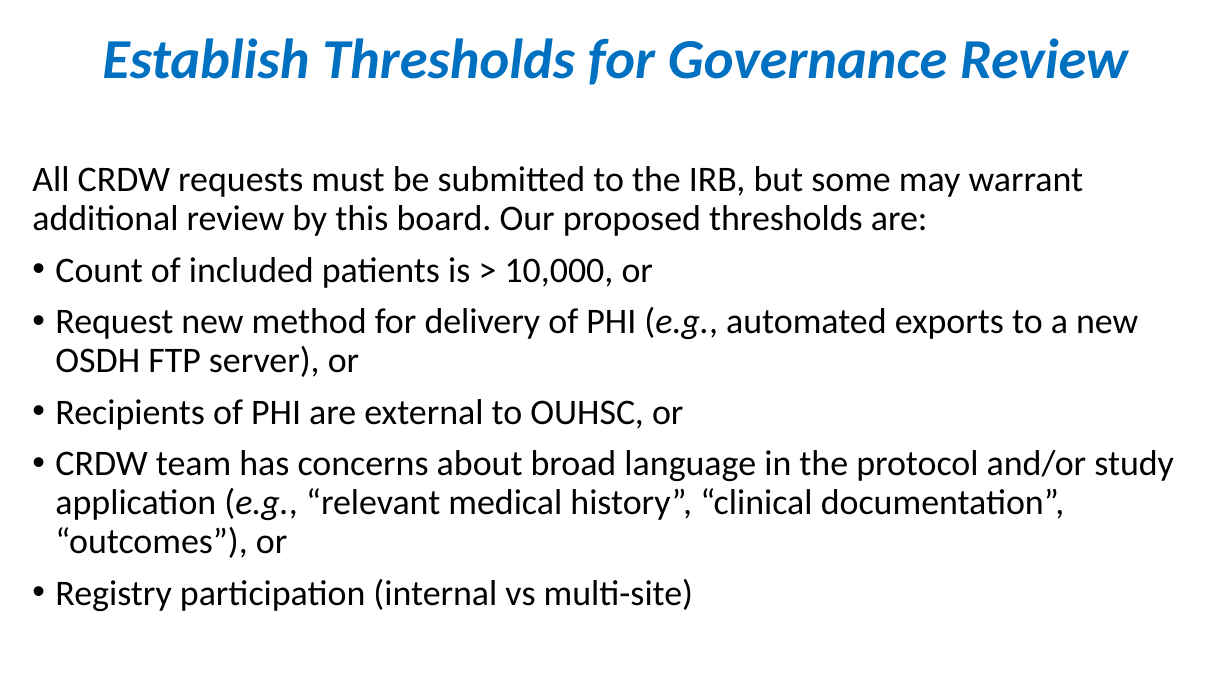
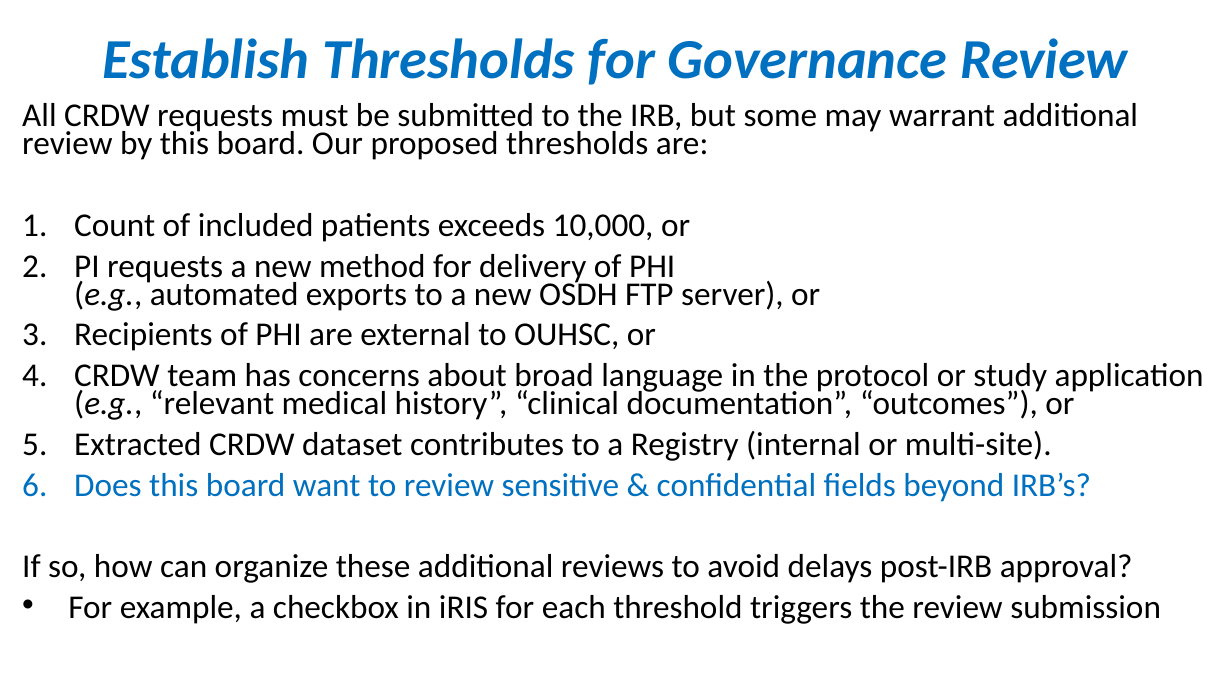
Before and after one commit to OuhscBbmc/prairie-outpost-public, a slide deck: slide 12 of publications/presentation-2021-10-governance/crdw-2021-10.pptx. Drawn at 1232x693 pixels with LibreOffice and Linux fonts; fonts in the diff are those of the drawing. Boxes give left, top, right and bottom in pixels: in the first picture for what was removed or moved away, otherwise in the second. Text is boxed around its words. In the diff, an @@ line names an element or a change of style, - is before the commit and + after.

```diff
--- a/publications/presentation-2021-10-governance/crdw-2021-10.pptx
+++ b/publications/presentation-2021-10-governance/crdw-2021-10.pptx
@@ text "All CRDW requests must be ..." moved from (x1=32, y1=166, x2=1174, y2=611) to (x1=22, y1=103, x2=1204, y2=624) @@
@@ text at (x1=22, y1=103, x2=1138, y2=351): size 28 to 25.9 pt in "All CRDW requests must be submitted to ...", "Recipients of PHI are external to OUHSC, ..."; line spacing 0.9 to 0.7; bullet • to 1.; list level 2 to 1 in "Recipients of PHI are external ..." @@
@@ text at (x1=74, y1=213, x2=820, y2=311): text changed; size 28 to 25.9 pt @@
-• Count of included patients is > 10,000, or
-  • Request new method for delivery of PHI (e.g., automated exports to a new OSDH FTP server), or
+1. Count of included patients exceeds 10,000, or
+2. PI requests a new method for delivery of PHI
+   (e.g., automated exports to a new OSDH FTP server), or
@@ text at (x1=22, y1=363, x2=1204, y2=624): text changed; size 28 to 25.9 pt @@
-  • CRDW team has concerns about broad language in the protocol and/or study application (e.g., “relevant medical history”, “clinical documentation”, “outcomes”), or
-  • Registry participation (internal vs multi-site)
+4. CRDW team has concerns about broad language in the protocol or study application (e.g., “relevant medical history”, “clinical documentation”, “outcomes”), or
+5. Extracted CRDW dataset contributes to a Registry (internal or multi-site).
+6. Does this board want to review sensitive & confidential fields beyond IRB’s?
+  If so, how can organize these additional reviews to avoid delays post-IRB approval?
+  • For example, a checkbox in iRIS for each threshold triggers the review submission
```
Also in this commit, not shown: 2 other slides changed.
